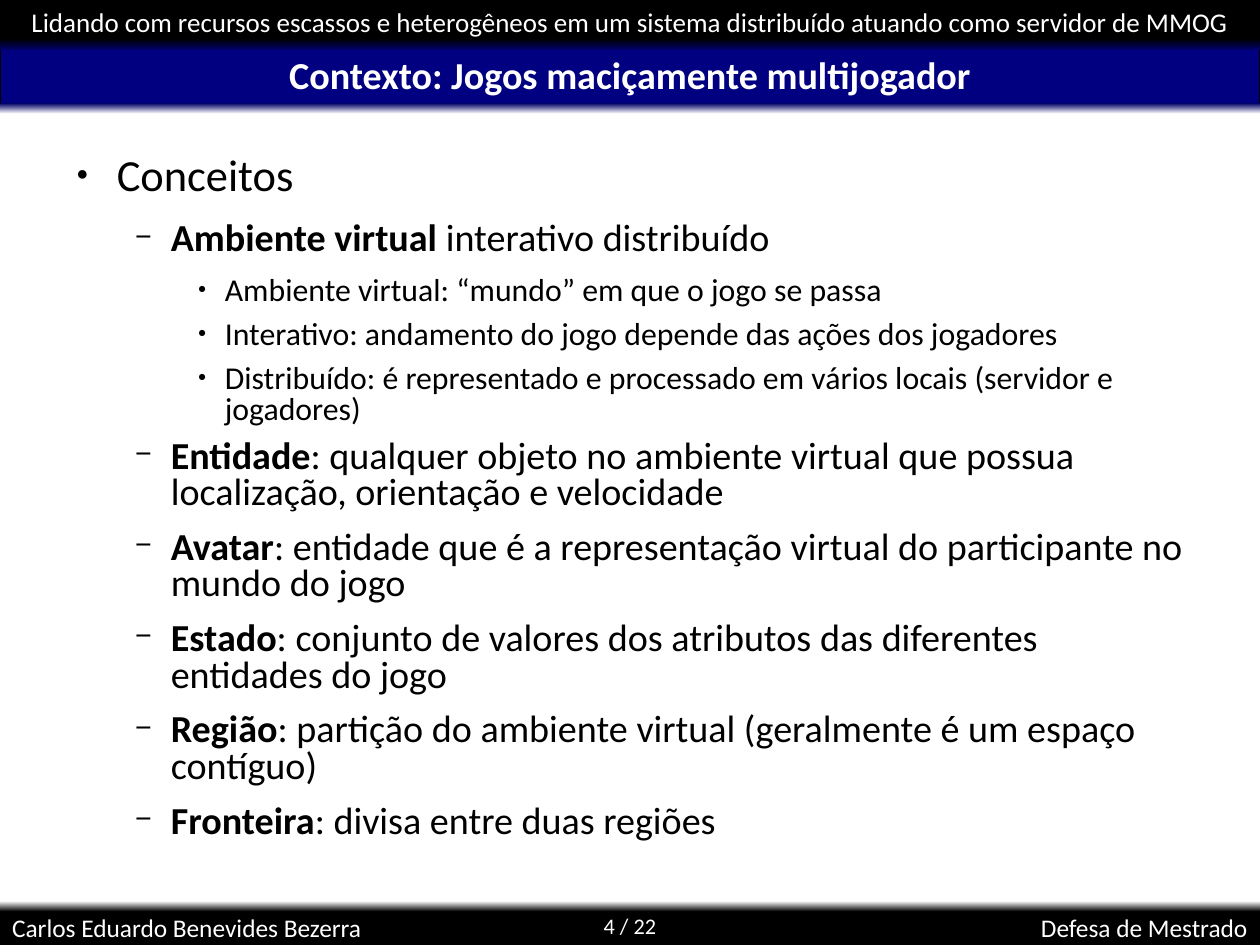
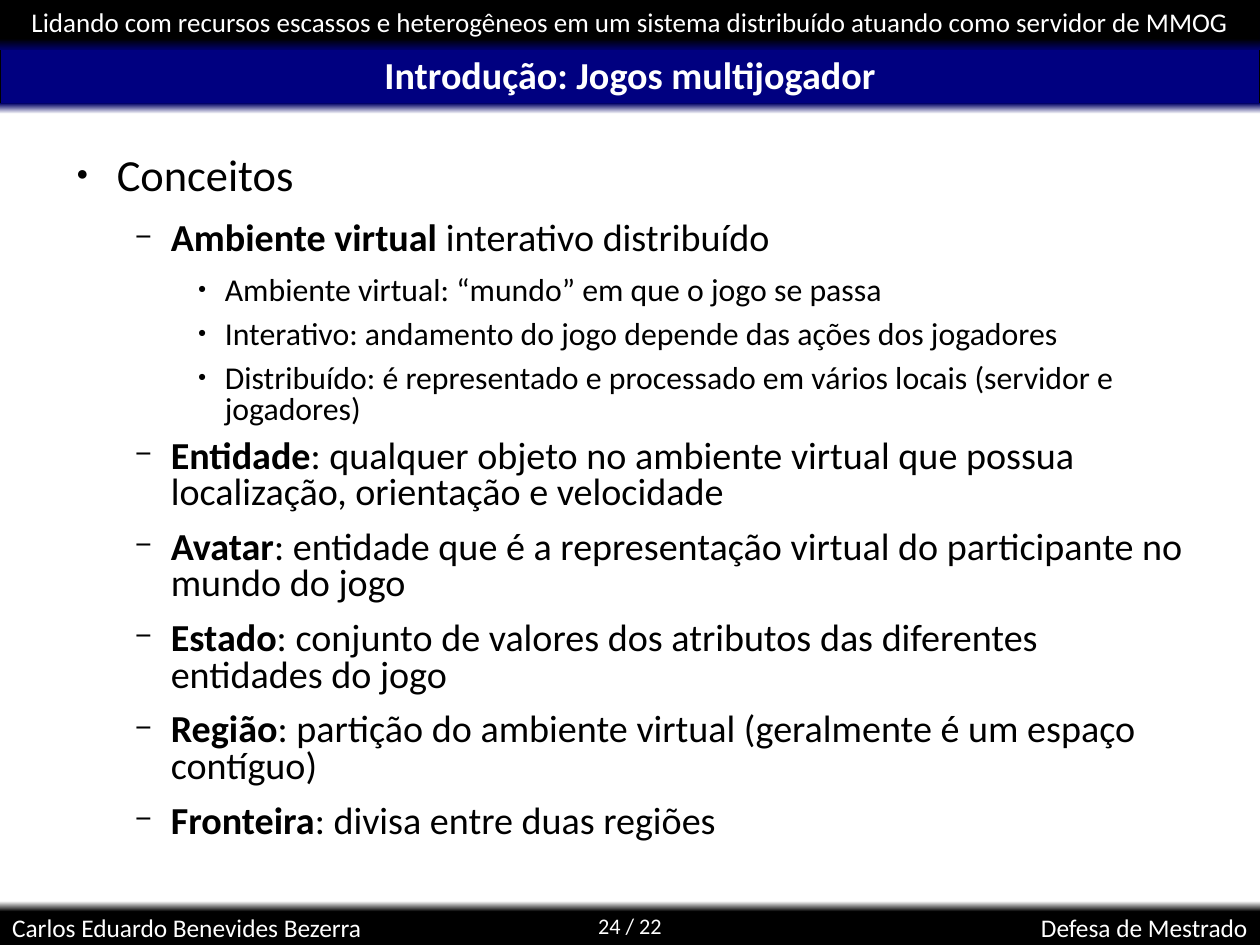
Before and after one commit to kdubezerra/kdubezerra, a slide deck: slide 24 of textos/dissertation/Diss_Defesa.ppt (slide 4 before the commit). Drawn at 1260x945 pixels with LibreOffice and Linux fonts; fonts in the diff are those of the drawing; background and template pictures are left out. Boxes give left, top, right and bottom in pixels: in the first picture for what was removed or moved away, otherwise in the second. Text is boxed around its words. In the diff, an @@ line names an element or a change of style, - is before the commit and + after.

```diff
--- a/textos/dissertation/Diss_Defesa.ppt
+++ b/textos/dissertation/Diss_Defesa.ppt
@@ title at (384, 62, 875, 96): text changed @@
-Contexto: Jogos maciçamente multijogador
+Introdução: Jogos multijogador
@@ page number at (598, 919, 662, 934): text changed @@
-4 / 22
+24 / 22
```
Also in this commit, not shown: 4 other slides changed, 24 slides added, 7 slides removed, 19 other files.
